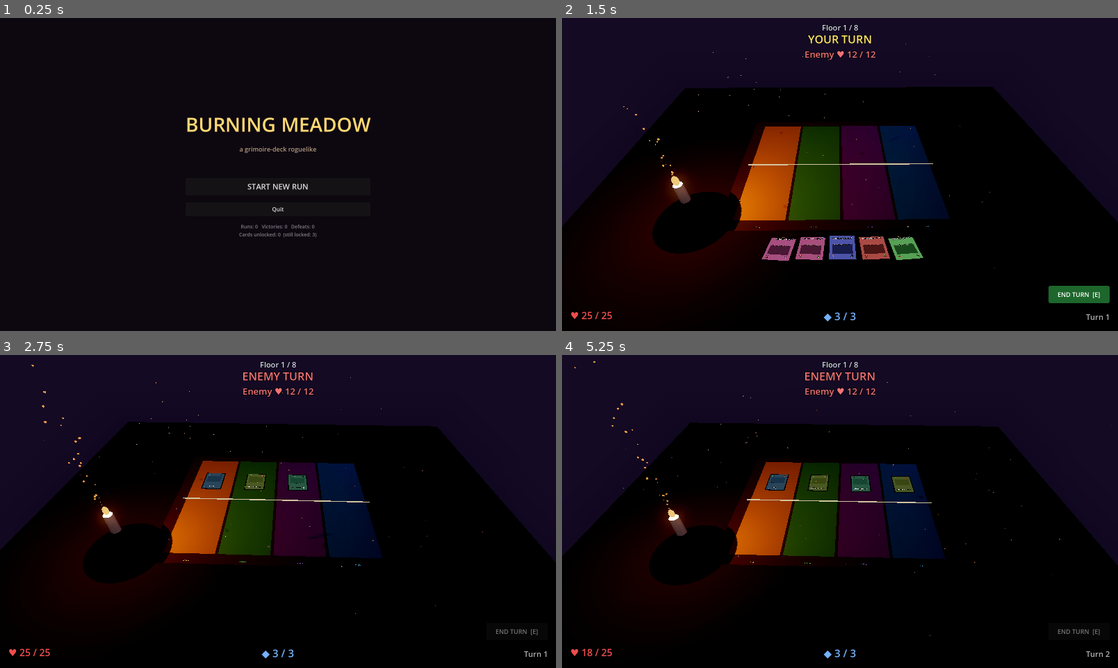
Above: before the commit, frames 1-4 (two rows, left to right).
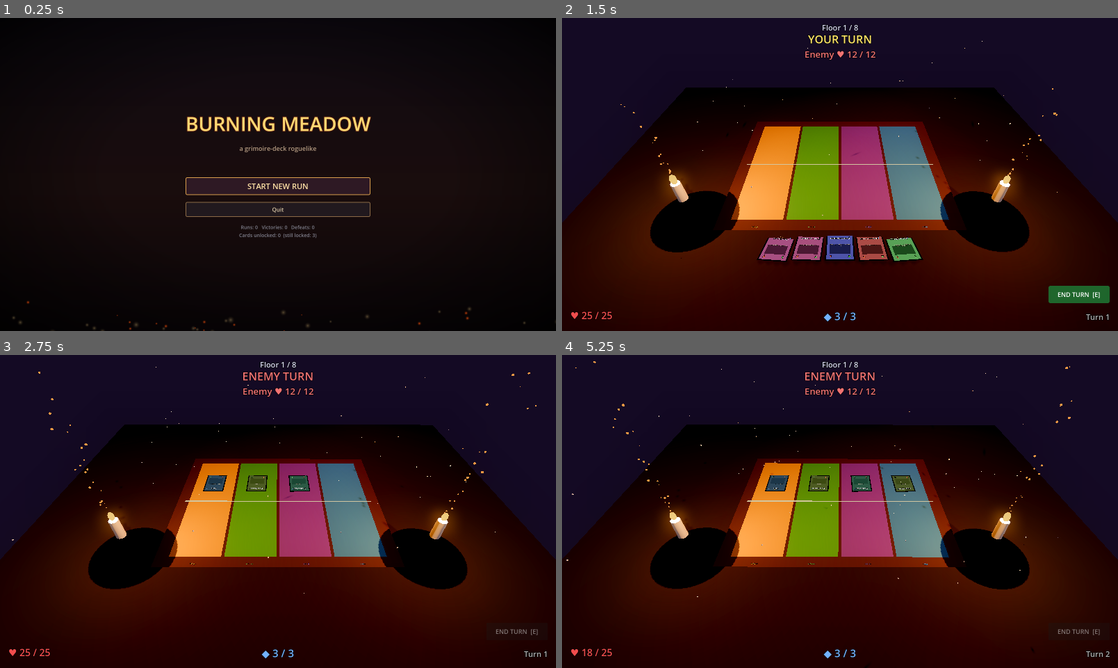
Above: after the commit, the same moments.

Repository: dani3379/card-wars
Game: Godot game, scene res://scenes/main_menu.tscn
Two runs of this game, one before a commit and one after it. Both use one fixed random seed, a clock stepped at 60 frames per second and the inputs below.
Inputs (mouse positions are in pixels of both pictures, inside the frame that each line leads up to):
- Up to frame 1 (0.25 s): no input
- Up to frame 2 (1.5 s): click "START NEW RUN" at 0.5 s; click "⚔ Floor 1 Combat" at 1.25 s
- Up to frame 3 (2.75 s): click "END TURN [E]" at 2 s
- Up to frame 4 (5.25 s): tap Enter at 2.75, 3.05 s; move the mouse to (962, 495) at 2.77 s; tap E at 2.85 s; click (962, 495) at 2.92 s; drag from (728, 527) to (812, 574) at 3.52 s; click "END TURN [E]" at 4.25 s; move the mouse to (895, 442) at 5.02 s; tap R at 5.1 s; click (895, 442) at 5.17 s

The runs differ from the first frame. In frame 1, 3.2% of the frame differs, in the area x 2-95%, y 31-100%; in frame 2, 53%; in frame 3, 53%; in frame 4, 54%, in the area x 0-100%, y 2-100%.

Commit message:
TTS-style camera, brighter scene, grimoire menu polish
- Camera controls: right-mouse drag orbits the table, scroll wheel zooms
  in/out (clamped 2.2..11.0), middle-mouse drags pan the pivot. R or Home
  resets to the default framing. Pitch clamps so you can't flip upside-down.
  The earlier mouse-parallax effect is gone; a tiny idle drift remains.
- Brightened the fight: ambient_light_energy 0.25 -> 0.55, sun energy 0.30
  -> 0.55, second candle on the right edge of the table flickering out of
  phase with the left one, candle base_energy 1.4 -> 2.4, omni range 6 ->
  7. Both candles get their own ember particles.
- New MenuAtmosphere helper (class_name, all-static API) gives every menu
  screen a vertical warm gradient background, edge vignette, drifting dust
  and ember particles, and a unified parchment-style button stylebox with
  gold borders and hover/pressed states.
- MainMenu, MapView, Reward, and GameOver call MenuAtmosphere.attach_to(self)
  in _ready. Their existing flat ColorRect backgrounds are hidden, buttons
  pick up the new style. Title labels gain a dark warm outline for pop.

Diff:
--- a/scenes/combat.tscn
+++ b/scenes/combat.tscn
@@ -8,8 +8,8 @@
 [sub_resource type="Environment" id="Env"]
 background_mode = 1
 background_color = Color(0.04, 0.03, 0.05, 1)
-ambient_light_color = Color(0.30, 0.22, 0.28, 1)
-ambient_light_energy = 0.25
+ambient_light_color = Color(0.45, 0.36, 0.42, 1)
+ambient_light_energy = 0.55
 tonemap_mode = 4
 tonemap_exposure = 1.1
 glow_enabled = true
@@ -102,8 +102,8 @@
 
 [node name="Sun" type="DirectionalLight3D" parent="."]
 transform = Transform3D(0.866, -0.354, 0.354, 0, 0.707, 0.707, -0.5, -0.612, 0.612, 0, 4, 0)
-light_color = Color(0.55, 0.50, 0.65, 1)
-light_energy = 0.30
+light_color = Color(0.65, 0.62, 0.78, 1)
+light_energy = 0.55
 shadow_enabled = true
 shadow_bias = 0.02
 
--- /dev/null
+++ b/scripts/MenuAtmosphere.gd
@@ -0,0 +1,174 @@
+extends Node
+class_name MenuAtmosphere
+## MenuAtmosphere.gd — small helper that adds a grimoire-style background to
+## any menu Control: warm vertical gradient, edge vignette, drifting embers
+## and dust motes. Call MenuAtmosphere.attach_to(self) from a menu's _ready().
+##
+## All assets are procedural so the project doesn't need image files.
+
+# Builds the visuals as children of `host` and inserts them at the bottom of
+# the child list so existing UI sits on top.
+static func attach_to(host: Control) -> void:
+	_add_gradient_background(host)
+	_add_vignette(host)
+	_add_dust_layer(host)
+	_add_ember_layer(host)
+
+
+static func _add_gradient_background(host: Control) -> void:
+	# Replace any existing flat ColorRect named "Background" with a vertical
+	# gradient TextureRect that sits behind everything else.
+	var bg = TextureRect.new()
+	bg.name = "GrimoireBackground"
+	bg.set_anchors_preset(Control.PRESET_FULL_RECT)
+	bg.stretch_mode = TextureRect.STRETCH_SCALE
+	bg.expand_mode = TextureRect.EXPAND_IGNORE_SIZE
+	bg.mouse_filter = Control.MOUSE_FILTER_IGNORE
+
+	var grad = Gradient.new()
+	grad.colors = PackedColorArray([
+		Color(0.06, 0.04, 0.07),    # deep purple-black at top
+		Color(0.10, 0.05, 0.05),    # ember-tinted middle
+		Color(0.04, 0.02, 0.03),    # near-black at bottom
+	])
+	grad.offsets = PackedFloat32Array([0.0, 0.55, 1.0])
+	var gtex = GradientTexture2D.new()
+	gtex.gradient = grad
+	gtex.fill_from = Vector2(0.5, 0.0)
+	gtex.fill_to = Vector2(0.5, 1.0)
+	gtex.width = 16
+	gtex.height = 512
+	bg.texture = gtex
+
+	host.add_child(bg)
+	host.move_child(bg, 0)
+
+	# Hide any flat-colour Background ColorRect that the .tscn may have shipped.
+	var legacy = host.get_node_or_null("Background")
+	if legacy is ColorRect:
+		legacy.visible = false
+
+
+static func _add_vignette(host: Control) -> void:
+	# Radial darkening at the edges.
+	var v = TextureRect.new()
+	v.name = "Vignette"
+	v.set_anchors_preset(Control.PRESET_FULL_RECT)
+	v.stretch_mode = TextureRect.STRETCH_SCALE
+	v.expand_mode = TextureRect.EXPAND_IGNORE_SIZE
+	v.mouse_filter = Control.MOUSE_FILTER_IGNORE
+
+	var grad = Gradient.new()
+	grad.colors = PackedColorArray([
+		Color(0, 0, 0, 0.0),
+		Color(0, 0, 0, 0.0),
+		Color(0, 0, 0, 0.55),
+		Color(0, 0, 0, 0.85),
+	])
+	grad.offsets = PackedFloat32Array([0.0, 0.45, 0.85, 1.0])
+	var gtex = GradientTexture2D.new()
+	gtex.gradient = grad
+	gtex.fill = GradientTexture2D.FILL_RADIAL
+	gtex.fill_from = Vector2(0.5, 0.5)
+	gtex.fill_to = Vector2(1.0, 1.0)
+	gtex.width = 512
+	gtex.height = 512
+	v.texture = gtex
+
+	host.add_child(v)
+	host.move_child(v, 1)
+
+
+static func _add_dust_layer(host: Control) -> void:
+	# Slow ambient dust drifting upward across the whole screen.
+	var p = GPUParticles2D.new()
+	p.name = "MenuDust"
+	p.amount = 60
+	p.lifetime = 8.0
+	p.preprocess = 4.0
+
+	var pmat = ParticleProcessMaterial.new()
+	pmat.direction = Vector3(0.05, -1, 0)
+	pmat.spread = 25.0
+	pmat.initial_velocity_min = 8.0
+	pmat.initial_velocity_max = 22.0
+	pmat.gravity = Vector3.ZERO
+	pmat.scale_min = 0.6
+	pmat.scale_max = 1.6
+	pmat.color = Color(0.95, 0.85, 0.65, 0.35)
+	pmat.emission_shape = ParticleProcessMaterial.EMISSION_SHAPE_BOX
+	# Default viewport ~1600x900; emit from a band along the bottom.
+	pmat.emission_box_extents = Vector3(900, 8, 0)
+	p.process_material = pmat
+	p.texture = _make_soft_dot_texture(8, Color(1, 0.95, 0.8))
+	p.position = Vector2(800, 920)
+
+	host.add_child(p)
+
+
+static func _add_ember_layer(host: Control) -> void:
+	# Brighter, faster, warmer particles rising from the bottom corners.
+	var p = GPUParticles2D.new()
+	p.name = "MenuEmbers"
+	p.amount = 35
+	p.lifetime = 4.5
+	p.preprocess = 2.0
+
+	var pmat = ParticleProcessMaterial.new()
+	pmat.direction = Vector3(0.2, -1, 0)
+	pmat.spread = 35.0
+	pmat.initial_velocity_min = 25.0
+	pmat.initial_velocity_max = 55.0
+	pmat.gravity = Vector3.ZERO
+	pmat.scale_min = 0.4
+	pmat.scale_max = 1.2
+	pmat.color = Color(1.0, 0.55, 0.2, 0.85)
+	pmat.emission_shape = ParticleProcessMaterial.EMISSION_SHAPE_BOX
+	pmat.emission_box_extents = Vector3(900, 4, 0)
+	p.process_material = pmat
+	p.texture = _make_soft_dot_texture(6, Color(1, 0.6, 0.25))
+	p.position = Vector2(800, 920)
+
+	host.add_child(p)
+
+
+# Build a small radial-falloff dot texture so particles look like glow points
+# instead of hard pixels.
+static func _make_soft_dot_texture(radius: int, tint: Color) -> ImageTexture:
+	var size = radius * 2
+	var img = Image.create(size, size, false, Image.FORMAT_RGBA8)
+	var center = Vector2(radius, radius)
+	for y in size:
+		for x in size:
+			var d = Vector2(x, y).distance_to(center) / float(radius)
+			var a = clampf(1.0 - d, 0.0, 1.0)
+			a = a * a  # softer falloff
+			img.set_pixel(x, y, Color(tint.r, tint.g, tint.b, a))
+	return ImageTexture.create_from_image(img)
+
+
+# Apply a warm-button stylebox to a Button. Call after _ready().
+static func style_button(btn: Button, primary: bool = false) -> void:
+	var bg = Color(0.18, 0.10, 0.14) if primary else Color(0.13, 0.10, 0.12)
+	var bg_hover = Color(0.32, 0.18, 0.18) if primary else Color(0.22, 0.16, 0.18)
+	var border = Color(0.85, 0.62, 0.30) if primary else Color(0.55, 0.42, 0.28)
+	var text_color = Color(1.0, 0.88, 0.65) if primary else Color(0.85, 0.78, 0.65)
+
+	for state_name in ["normal", "hover", "pressed", "focus", "disabled"]:
+		var s = StyleBoxFlat.new()
+		s.bg_color = bg_hover if state_name == "hover" or state_name == "pressed" else bg
+		s.border_color = border
+		s.set_border_width_all(2)
+		s.corner_radius_top_left = 4
+		s.corner_radius_top_right = 4
+		s.corner_radius_bottom_left = 4
+		s.corner_radius_bottom_right = 4
+		s.content_margin_left = 16
+		s.content_margin_right = 16
+		s.content_margin_top = 10
+		s.content_margin_bottom = 10
+		btn.add_theme_stylebox_override(state_name, s)
+
+	btn.add_theme_color_override("font_color", text_color)
+	btn.add_theme_color_override("font_hover_color", Color(1, 0.95, 0.7))
+	btn.add_theme_color_override("font_pressed_color", Color(1, 0.9, 0.6))
--- a/scripts/scenes/Combat.gd
+++ b/scripts/scenes/Combat.gd
@@ -49,21 +49,28 @@
 const PLAYER_ZONE_Z := 0.6
 const ENEMY_ZONE_Z := -0.6
 
-# ── Camera ──
-var _cam_pivot := Vector3(0, 0, 0.3)
-var _cam_distance := 5.4
-var _cam_angle_x := -42.0
-var _cam_angle_y := 0.0
-# Drift + mouse-follow state. Read each frame in _process so the camera
-# breathes a little instead of being a static viewport.
-const CAMERA_DRIFT_AMPLITUDE_X := 0.06
-const CAMERA_DRIFT_AMPLITUDE_Y := 0.04
-const CAMERA_DRIFT_SPEED := 0.35
-const CAMERA_MOUSE_FOLLOW_X := 0.22
-const CAMERA_MOUSE_FOLLOW_Y := 0.12
-const CAMERA_MOUSE_LERP := 4.0
+# ── Camera (Tabletop-Simulator style: RMB orbit, scroll zoom, MMB pan) ──
+const CAM_DEFAULT_PIVOT := Vector3(0, 0, 0.3)
+const CAM_DEFAULT_DISTANCE := 5.4
+const CAM_DEFAULT_ANGLE_X := -42.0
+const CAM_DEFAULT_ANGLE_Y := 0.0
+const CAM_ORBIT_SENSITIVITY := 0.35      # degrees per pixel of mouse motion
+const CAM_PAN_SENSITIVITY := 0.005       # world units per pixel
+const CAM_ZOOM_STEP := 0.45              # distance change per scroll tick
+const CAM_MIN_DISTANCE := 2.2
+const CAM_MAX_DISTANCE := 11.0
+const CAM_MIN_PITCH := -85.0
+const CAM_MAX_PITCH := -8.0
+# Tiny idle drift so the camera isn't dead-still when nobody's touching it.
+const CAM_IDLE_DRIFT := 0.015
+const CAM_IDLE_DRIFT_SPEED := 0.4
+var _cam_pivot := CAM_DEFAULT_PIVOT
+var _cam_distance := CAM_DEFAULT_DISTANCE
+var _cam_angle_x := CAM_DEFAULT_ANGLE_X
+var _cam_angle_y := CAM_DEFAULT_ANGLE_Y
+var _cam_orbit_active: bool = false
+var _cam_pan_active: bool = false
 var _cam_drift_t: float = 0.0
-var _cam_mouse_offset: Vector3 = Vector3.ZERO
 
 # ── Relic-related per-turn state ──
 var _vampires_fang_used_this_turn: bool = false
@@ -536,26 +543,35 @@
 
 # ── HUD ──
 # ── Atmosphere ──
-# A small candle on the table edge with a real flickering point light, drifting
-# embers, and dust motes lit by the candle. Pure procedural setup — no scene
-# editing needed. Tweak the constants here for "feel".
-const CANDLE_BASE_ENERGY := 1.4
-const CANDLE_FLICKER_AMOUNT := 0.55
-const CANDLE_POSITION := Vector3(-2.4, 0.45, 1.35)
-
+# Two candles on opposite corners with flickering warm point lights, drifting
+# embers, and dust motes. Pure procedural setup — no scene editing needed.
+# Tweak the constants here for "feel".
+const CANDLE_BASE_ENERGY := 2.4
+const CANDLE_FLICKER_AMOUNT := 0.65
+const CANDLE_POSITION_LEFT := Vector3(-2.4, 0.45, 1.35)
+const CANDLE_POSITION_RIGHT := Vector3(2.4, 0.45, 1.35)
+
+# `_candle_light` and `_candle_flame` are the primary candle (driven by the
+# flicker handler). The right-side candle gets its own quieter flicker.
 var _candle_light: OmniLight3D
 var _candle_flame: MeshInstance3D
+var _candle_light_2: OmniLight3D
+var _candle_flame_2: MeshInstance3D
 var _candle_flicker_t: float = 0.0
 
 
 func _build_atmosphere() -> void:
-	_build_candle()
-	_build_embers()
+	_candle_light = _build_candle(CANDLE_POSITION_LEFT, true)
+	_candle_light_2 = _build_candle(CANDLE_POSITION_RIGHT, false)
+	_build_embers(CANDLE_POSITION_LEFT)
+	_build_embers(CANDLE_POSITION_RIGHT)
 	_build_dust_motes()
 	_build_back_glow()
 
 
-func _build_candle() -> void:
+# Builds a candle stem + flame + omni-light at `pos`. The first one keeps a
+# reference to its flame mesh so the flicker handler can scale it.
+func _build_candle(pos: Vector3, is_primary: bool) -> OmniLight3D:
 	var stem = MeshInstance3D.new()
 	var stem_mesh = CylinderMesh.new()
 	stem_mesh.top_radius = 0.07
@@ -566,11 +582,10 @@
 	stem_mat.roughness = 0.85
 	stem_mesh.material = stem_mat
 	stem.mesh = stem_mesh
-	stem.position = CANDLE_POSITION + Vector3(0, 0.16, 0)
+	stem.position = pos + Vector3(0, 0.16, 0)
 	add_child(stem)
 
-	# Flame: a small emissive cone-ish mesh.
-	_candle_flame = MeshInstance3D.new()
+	var flame = MeshInstance3D.new()
 	var flame_mesh = SphereMesh.new()
 	flame_mesh.radius = 0.04
 	flame_mesh.height = 0.13
@@ -579,24 +594,28 @@
 	flame_mat.albedo_color = Color(1.0, 0.78, 0.32)
 	flame_mat.emission_enabled = true
 	flame_mat.emission = Color(1.0, 0.65, 0.25)
-	flame_mat.emission_energy_multiplier = 4.0
+	flame_mat.emission_energy_multiplier = 5.0
 	flame_mesh.material = flame_mat
-	_candle_flame.mesh = flame_mesh
-	_candle_flame.position = CANDLE_POSITION + Vector3(0, 0.40, 0)
-	add_child(_candle_flame)
-
-	# Warm point light driving the scene's mood.
-	_candle_light = OmniLight3D.new()
-	_candle_light.light_color = Color(1.0, 0.65, 0.30)
-	_candle_light.light_energy = CANDLE_BASE_ENERGY
-	_candle_light.omni_range = 6.0
-	_candle_light.shadow_enabled = true
-	_candle_light.position = CANDLE_POSITION + Vector3(0, 0.40, 0)
-	add_child(_candle_light)
-
-
-func _build_embers() -> void:
-	# Drifting embers rising from the candle.
+	flame.mesh = flame_mesh
+	flame.position = pos + Vector3(0, 0.40, 0)
+	add_child(flame)
+	if is_primary:
+		_candle_flame = flame
+	else:
+		_candle_flame_2 = flame
+
+	var light = OmniLight3D.new()
+	light.light_color = Color(1.0, 0.65, 0.30)
+	light.light_energy = CANDLE_BASE_ENERGY
+	light.omni_range = 7.0
+	light.shadow_enabled = true
+	light.position = pos + Vector3(0, 0.40, 0)
+	add_child(light)
+	return light
+
+
+func _build_embers(pos: Vector3) -> void:
+	# Drifting embers rising from the given candle position.
 	var p = GPUParticles3D.new()
 	var mat = ParticleProcessMaterial.new()
 	mat.direction = Vector3(0, 1, 0)
@@ -624,7 +643,7 @@
 	p.amount = 24
 	p.lifetime = 2.4
 	p.preprocess = 1.5
-	p.position = CANDLE_POSITION + Vector3(0, 0.45, 0)
+	p.position = pos + Vector3(0, 0.45, 0)
 	add_child(p)
 
 
@@ -876,8 +895,7 @@
 
 # ── Camera ──
 func _process(delta: float) -> void:
-	_cam_drift_t += delta * CAMERA_DRIFT_SPEED
-	_update_mouse_offset(delta)
+	_cam_drift_t += delta * CAM_IDLE_DRIFT_SPEED
 	_update_camera_transform()
 	_update_candle_flicker(delta)
 	if _shake_amount > 0.001:
@@ -887,35 +905,26 @@
 
 
 # Two layered noise sines + a small random kick = a candle that doesn't loop.
+# Both candles share the time but use different phases so they flicker
+# independently.
 func _update_candle_flicker(delta: float) -> void:
-	if _candle_light == null:
-		return
 	_candle_flicker_t += delta
-	var n = sin(_candle_flicker_t * 11.3) * 0.5 + sin(_candle_flicker_t * 4.7 + 1.3) * 0.5
-	n += (randf() - 0.5) * 0.4
-	var energy = CANDLE_BASE_ENERGY + n * CANDLE_FLICKER_AMOUNT
-	_candle_light.light_energy = max(0.4, energy)
-	if _candle_flame != null:
-		var s = 1.0 + n * 0.18
-		_candle_flame.scale = Vector3(s, 1.0 + n * 0.25, s)
-
-
-# Smoothly chase the mouse-driven camera offset so the scene parallaxes
-# slightly with the cursor. Lerped so it never feels jittery.
-func _update_mouse_offset(delta: float) -> void:
-	var vp = get_viewport().get_visible_rect().size
-	if vp.x <= 0 or vp.y <= 0:
-		return
-	var mp = get_viewport().get_mouse_position()
-	# Normalise to -1..1 with the centre at 0.
-	var nx = clampf((mp.x / vp.x) * 2.0 - 1.0, -1.0, 1.0)
-	var ny = clampf((mp.y / vp.y) * 2.0 - 1.0, -1.0, 1.0)
-	var target = Vector3(
-		nx * CAMERA_MOUSE_FOLLOW_X,
-		-ny * CAMERA_MOUSE_FOLLOW_Y,
-		0.0,
-	)
-	_cam_mouse_offset = _cam_mouse_offset.lerp(target, clampf(delta * CAMERA_MOUSE_LERP, 0.0, 1.0))
+	if _candle_light != null:
+		var n1 = sin(_candle_flicker_t * 11.3) * 0.5 \
+			+ sin(_candle_flicker_t * 4.7 + 1.3) * 0.5 \
+			+ (randf() - 0.5) * 0.4
+		_candle_light.light_energy = max(0.6, CANDLE_BASE_ENERGY + n1 * CANDLE_FLICKER_AMOUNT)
+		if _candle_flame != null:
+			var s1 = 1.0 + n1 * 0.18
+			_candle_flame.scale = Vector3(s1, 1.0 + n1 * 0.25, s1)
+	if _candle_light_2 != null:
+		var n2 = sin(_candle_flicker_t * 9.7 + 2.1) * 0.5 \
+			+ sin(_candle_flicker_t * 5.3 + 0.4) * 0.5 \
+			+ (randf() - 0.5) * 0.35
+		_candle_light_2.light_energy = max(0.6, CANDLE_BASE_ENERGY + n2 * CANDLE_FLICKER_AMOUNT)
+		if _candle_flame_2 != null:
+			var s2 = 1.0 + n2 * 0.18
+			_candle_flame_2.scale = Vector3(s2, 1.0 + n2 * 0.25, s2)
 
 
 func _update_camera_transform() -> void:
@@ -926,17 +935,66 @@
 		-sin(pitch_rad) * _cam_distance,
 		cos(yaw_rad) * cos(pitch_rad) * _cam_distance
 	)
-	# Subtle idle drift — independent of mouse — so the camera always breathes.
+	# Tiny breath so the scene isn't perfectly frozen at rest.
 	var drift = Vector3(
-		sin(_cam_drift_t * 0.7) * CAMERA_DRIFT_AMPLITUDE_X,
-		cos(_cam_drift_t * 0.5) * CAMERA_DRIFT_AMPLITUDE_Y,
+		sin(_cam_drift_t) * CAM_IDLE_DRIFT,
+		cos(_cam_drift_t * 0.7) * CAM_IDLE_DRIFT * 0.6,
 		0.0,
 	)
-	camera.position = _cam_pivot + offset + drift + _cam_mouse_offset
-	camera.look_at(_cam_pivot + _cam_mouse_offset * 0.35, Vector3.UP)
+	camera.position = _cam_pivot + offset + drift
+	camera.look_at(_cam_pivot, Vector3.UP)
+
+
+# Reset to the default framing.
+func _reset_camera_view() -> void:
+	_cam_pivot = CAM_DEFAULT_PIVOT
+	_cam_distance = CAM_DEFAULT_DISTANCE
+	_cam_angle_x = CAM_DEFAULT_ANGLE_X
+	_cam_angle_y = CAM_DEFAULT_ANGLE_Y
 
 
 func _unhandled_input(event: InputEvent) -> void:
 	if event is InputEventKey and event.pressed:
-		if event.keycode == KEY_E or event.keycode == KEY_ENTER:
-			_on_end_turn()
+		match event.keycode:
+			KEY_E, KEY_ENTER:
+				_on_end_turn()
+			KEY_R, KEY_HOME:
+				_reset_camera_view()
+		return
+
+	# Right-mouse drag = orbit. Middle-mouse drag = pan. Scroll = zoom.
+	if event is InputEventMouseButton:
+		match event.button_index:
+			MOUSE_BUTTON_RIGHT:
+				_cam_orbit_active = event.pressed
+			MOUSE_BUTTON_MIDDLE:
+				_cam_pan_active = event.pressed
+			MOUSE_BUTTON_WHEEL_UP:
+				if event.pressed:
+					_cam_distance = clampf(
+						_cam_distance - CAM_ZOOM_STEP,
+						CAM_MIN_DISTANCE, CAM_MAX_DISTANCE)
+			MOUSE_BUTTON_WHEEL_DOWN:
+				if event.pressed:
+					_cam_distance = clampf(
+						_cam_distance + CAM_ZOOM_STEP,
+						CAM_MIN_DISTANCE, CAM_MAX_DISTANCE)
+		return
+
+	if event is InputEventMouseMotion:
+		if _cam_orbit_active:
+			_cam_angle_y -= event.relative.x * CAM_ORBIT_SENSITIVITY
+			_cam_angle_x = clampf(
+				_cam_angle_x + event.relative.y * CAM_ORBIT_SENSITIVITY,
+				CAM_MIN_PITCH, CAM_MAX_PITCH)
+		elif _cam_pan_active:
+			# Pan in the camera's local right/up plane so dragging feels natural.
+			var basis = camera.global_transform.basis
+			var right = basis.x
+			var up = basis.y
+			var dx = -event.relative.x * CAM_PAN_SENSITIVITY * _cam_distance
+			var dy = event.relative.y * CAM_PAN_SENSITIVITY * _cam_distance
+			# Project pan onto the table plane (ignore Y) so we don't drift up/down.
+			var pan = right * dx + up * dy
+			pan.y = 0.0
+			_cam_pivot += pan
--- a/scripts/scenes/GameOver.gd
+++ b/scripts/scenes/GameOver.gd
@@ -5,16 +5,19 @@
 
 
 func _ready() -> void:
-	var won = MetaState.total_victories > 0 and not RunState.run_active and RunState.hero_hp > 0
-	# Cleaner: check if last node was boss and player_hp > 0 at scene change.
-	# We rely on hero_hp > 0 as proxy for victory.
+	MenuAtmosphere.attach_to(self)
+
+	# Title font outline pop.
+	$Title.add_theme_constant_override("outline_size", 8)
+	$Title.add_theme_color_override("font_outline_color", Color(0.20, 0.05, 0.03, 1.0))
+
 	if RunState.hero_hp > 0:
 		$Title.text = "VICTORY"
-		$Title.add_theme_color_override("font_color", Color(0.4, 1.0, 0.5))
+		$Title.add_theme_color_override("font_color", Color(0.55, 1.0, 0.6))
 		$Subtitle.text = "The first flame is extinguished.\nFloors cleared: %d" % RunState.current_floor
 	else:
 		$Title.text = "DEFEAT"
-		$Title.add_theme_color_override("font_color", Color(1.0, 0.3, 0.3))
+		$Title.add_theme_color_override("font_color", Color(1.0, 0.4, 0.4))
 		$Subtitle.text = "The meadow burned without you.\nFloors reached: %d" % RunState.current_floor
 
 	var stats := "Total runs: %d   Victories: %d" % [
@@ -25,6 +28,8 @@
 		if not unlocked.is_empty():
 			stats += "\n\nNew card unlocked: %s" % unlocked.name
 	$Stats.text = stats
+
+	MenuAtmosphere.style_button($BackBtn, true)
 	$BackBtn.pressed.connect(_back)
 
 
--- a/scripts/scenes/MainMenu.gd
+++ b/scripts/scenes/MainMenu.gd
@@ -5,8 +5,16 @@
 
 
 func _ready() -> void:
+	MenuAtmosphere.attach_to(self)
+
 	$VBox/TitleLabel.text = "BURNING MEADOW"
+	$VBox/TitleLabel.add_theme_color_override(
+		"font_outline_color", Color(0.30, 0.10, 0.05, 1.0))
+	$VBox/TitleLabel.add_theme_constant_override("outline_size", 8)
 	$VBox/Subtitle.text = "a grimoire-deck roguelike"
+
+	MenuAtmosphere.style_button($VBox/StartBtn, true)
+	MenuAtmosphere.style_button($VBox/QuitBtn, false)
 
 	$VBox/StartBtn.pressed.connect(_on_start)
 	$VBox/QuitBtn.pressed.connect(_on_quit)
--- a/scripts/scenes/MapView.gd
+++ b/scripts/scenes/MapView.gd
@@ -19,6 +19,7 @@
 		# Got here without an active run — bounce to menu
 		get_tree().change_scene_to_file(MAIN_MENU)
 		return
+	MenuAtmosphere.attach_to(self)
 	_build_map()
 	_build_deck_buttons()
 
@@ -77,14 +78,16 @@
 
 	var view_btn = Button.new()
 	view_btn.text = "View Deck (%d)" % RunState.deck.size()
-	view_btn.custom_minimum_size = Vector2(150, 36)
+	view_btn.custom_minimum_size = Vector2(170, 40)
+	MenuAtmosphere.style_button(view_btn, false)
 	view_btn.pressed.connect(_open_deck_view.bind(false))
 	hbox.add_child(view_btn)
 
 	var remove_btn = Button.new()
 	remove_btn.text = "Remove a Card (%d)" % RunState.card_removals_remaining
-	remove_btn.custom_minimum_size = Vector2(180, 36)
+	remove_btn.custom_minimum_size = Vector2(200, 40)
 	remove_btn.disabled = RunState.card_removals_remaining <= 0
+	MenuAtmosphere.style_button(remove_btn, true)
 	remove_btn.pressed.connect(_open_deck_view.bind(true))
 	hbox.add_child(remove_btn)
 
--- a/scripts/scenes/Reward.gd
+++ b/scripts/scenes/Reward.gd
@@ -14,6 +14,7 @@
 		get_tree().change_scene_to_file("res://scenes/main_menu.tscn")
 		return
 
+	MenuAtmosphere.attach_to(self)
 	_is_elite_reward = (RunState.node_type_for_floor(RunState.current_floor) == "elite")
 	_card_choices = CardDB.roll_card_reward(RunState.current_floor)
 	if _is_elite_reward:
@@ -51,23 +52,17 @@
 	else:
 		$RelicTitle.visible = false
 
+	MenuAtmosphere.style_button($SkipBtn, false)
 	$SkipBtn.pressed.connect(_skip)
 
 
-func _make_choice_button(title: String, tooltip: String, color: Color) -> Button:
+func _make_choice_button(title: String, tooltip: String, _color: Color) -> Button:
 	var btn = Button.new()
-	btn.custom_minimum_size = Vector2(180, 130)
+	btn.custom_minimum_size = Vector2(200, 150)
 	btn.text = title
 	btn.tooltip_text = tooltip
-	btn.add_theme_font_size_override("font_size", 14)
-	var style = StyleBoxFlat.new()
-	style.corner_radius_top_left = 8
-	style.corner_radius_top_right = 8
-	style.corner_radius_bottom_left = 8
-	style.corner_radius_bottom_right = 8
-	style.bg_color = color
-	btn.add_theme_stylebox_override("normal", style)
-	btn.add_theme_color_override("font_color", Color.WHITE)
+	btn.add_theme_font_size_override("font_size", 15)
+	MenuAtmosphere.style_button(btn, true)
 	return btn
 
 
